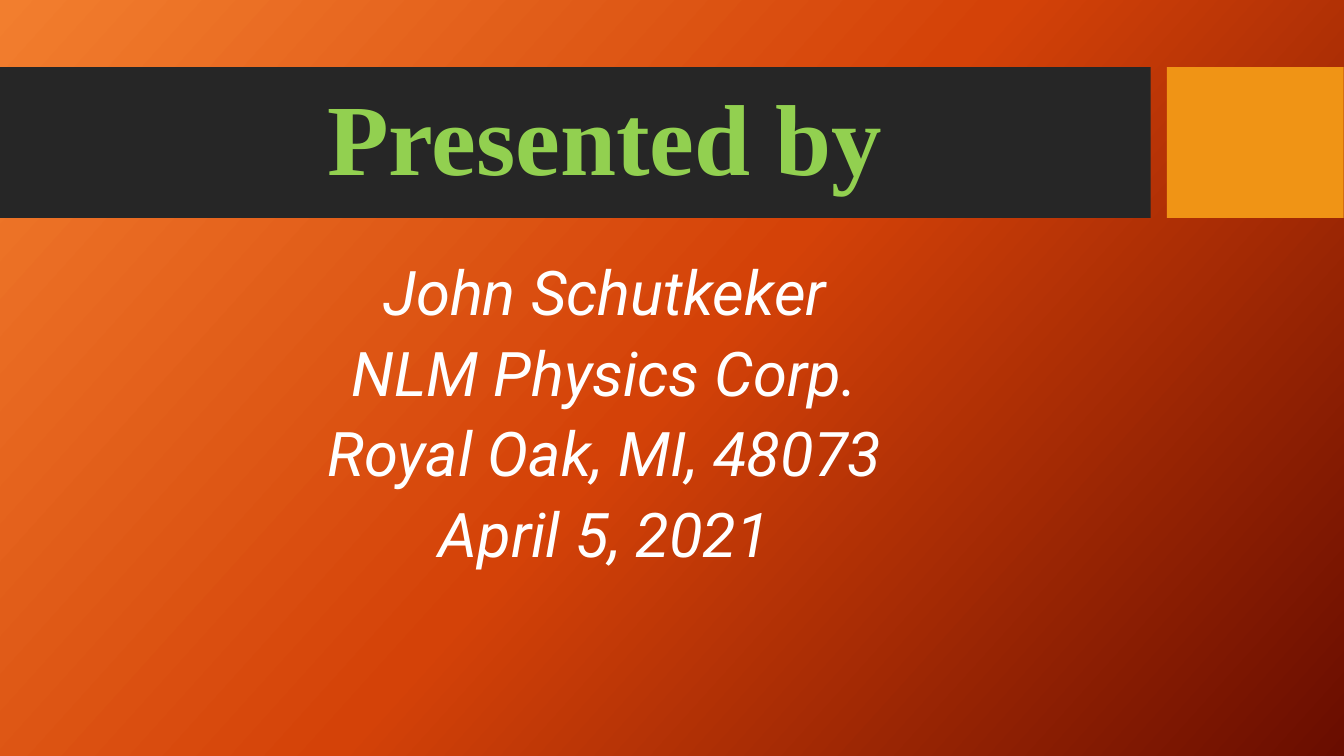
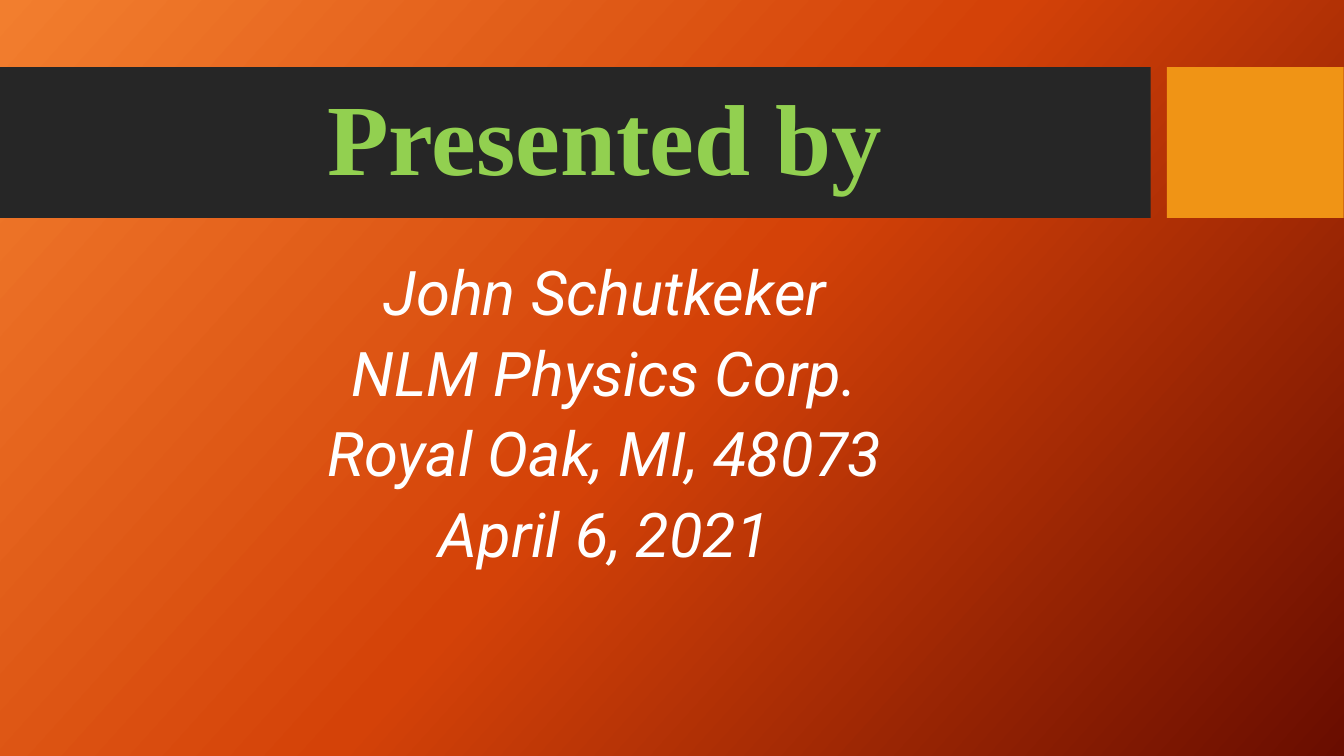
Before and after one commit to jschutkeker/AI_Cheat_Sheet, a slide deck: slide 14 of AI_Cheat_Sheet.pptx (slide 11 before the commit). Drawn at 1344x756 pixels with LibreOffice and Linux fonts; fonts in the diff are those of the drawing; background and template pictures are left out. Boxes give left, top, right and bottom in pixels: in the first picture for what was removed or moved away, otherwise in the second. Text is boxed around its words. In the diff, an @@ line names an element or a change of style, - is before the commit and + after.

```diff
--- a/AI_Cheat_Sheet.pptx
+++ b/AI_Cheat_Sheet.pptx
@@ text at [439,510,770,570]: text changed @@
-April 5, 2021
+April 6, 2021
```
Also in this commit, not shown: 2 other slides changed, 3 slides added.
